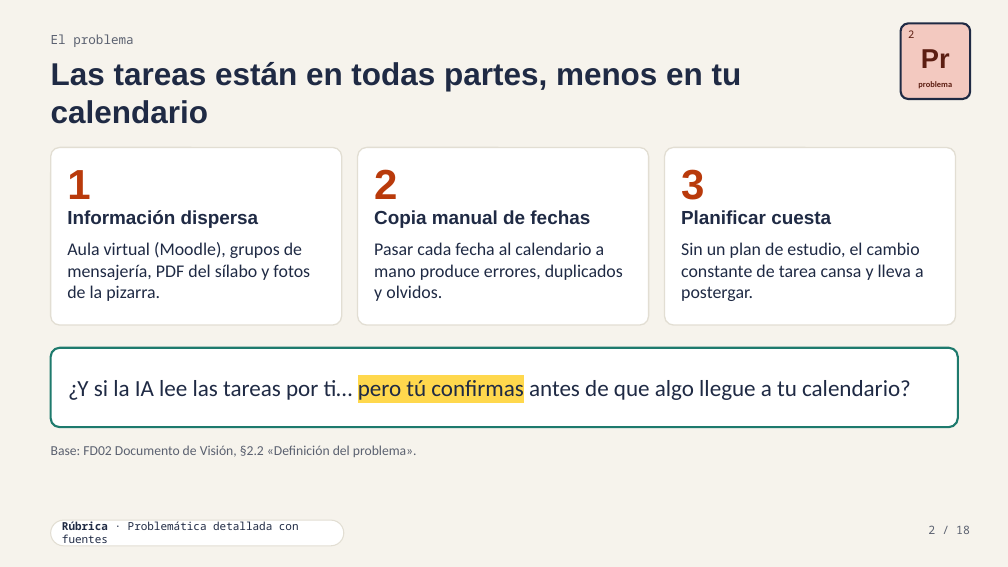
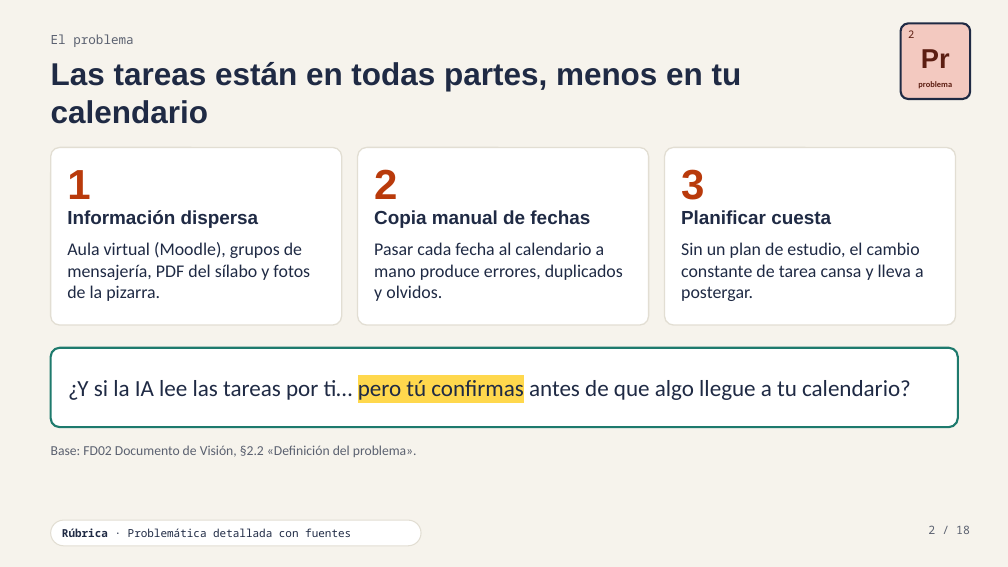
Before and after one commit to Laos19/TareaIA, a slide deck: slide 2 of docs/presentacion/TAREIA-presentacion.pptx. Drawn at 1008x567 pixels with LibreOffice and Linux fonts; fonts in the diff are those of the drawing. Boxes give left, top, right and bottom in pixels: in the first picture for what was removed or moved away, otherwise in the second. Text is boxed around its words. In the diff, an @@ line names an element or a change of style, - is before the commit and + after.

```diff
--- a/docs/presentacion/TAREIA-presentacion.pptx
+++ b/docs/presentacion/TAREIA-presentacion.pptx
@@ rounded rectangle: place and size @@
-rounded rectangle at [51,520,344,546]
+rounded rectangle at [51,520,421,546]
@@ text "Rúbrica · Problemática detallada con ..." rewrapped from [62,521,299,546] to [62,528,351,537] @@
```
Also in this commit, not shown: 15 other slides changed, 11 other files.
